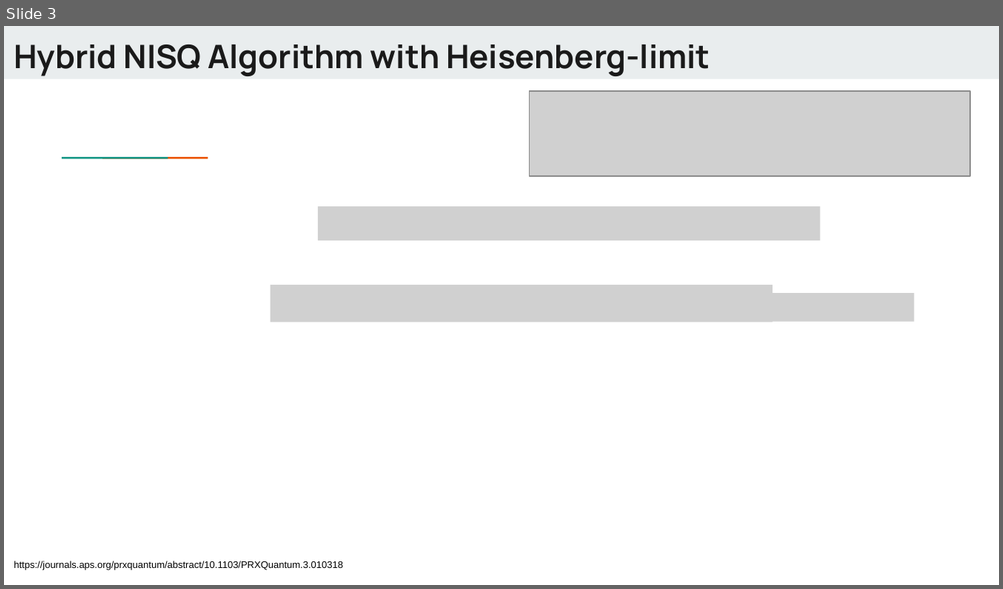
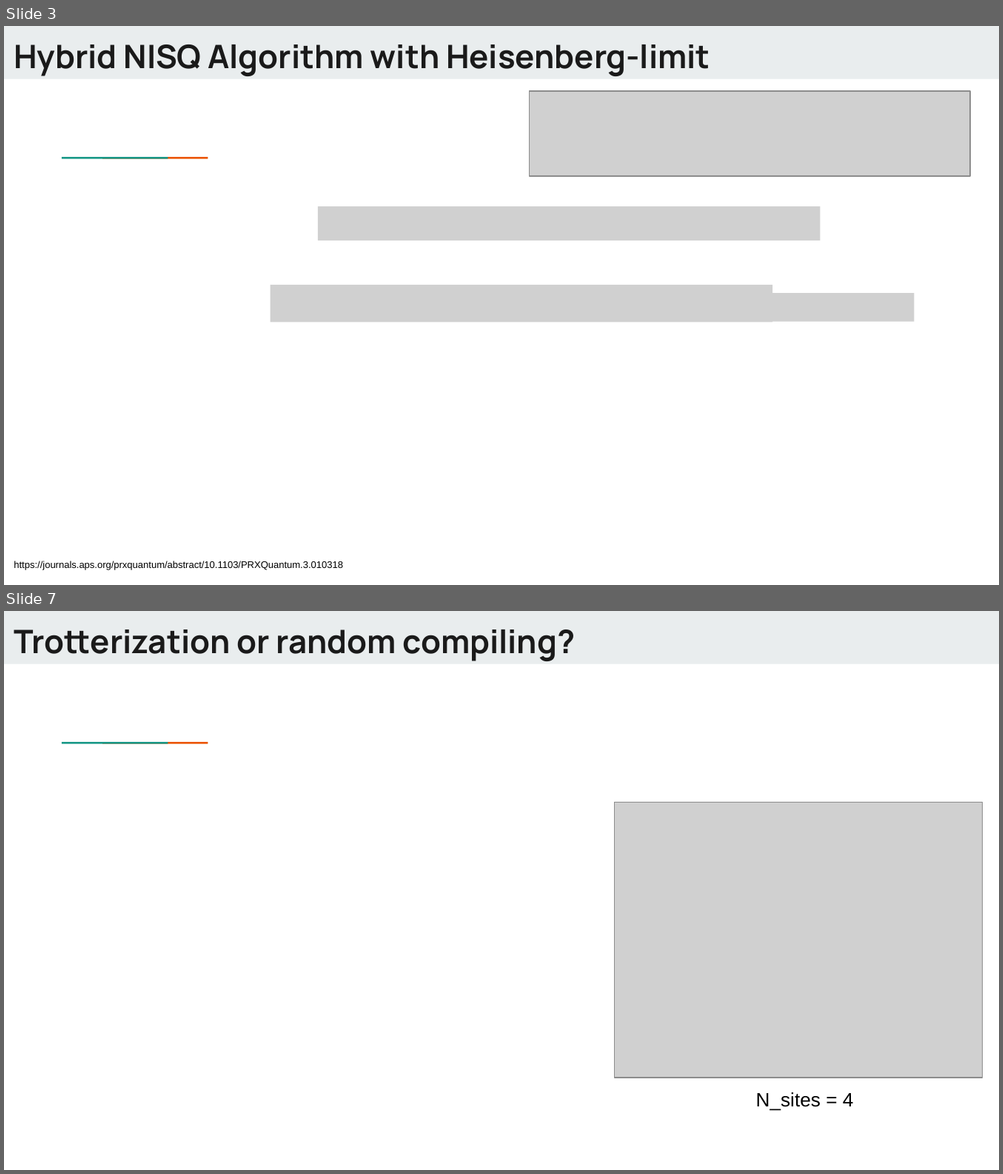
Before and after one commit to Dran-Z/QHack2023-SunnyDelft, a slide deck: QHack-SunnyDelft.pptx. Shown one above the other, each under a label of ours: slide 3 before the commit, slides 3 and 7 after it; the slides between them are not shown. The pictures are 1003x589 and 1003x1174 pixels, drawn with LibreOffice and Linux fonts; fonts in the diff are those of the drawing; grey boxes stand for pictures. Boxes give left, top, right and bottom in pixels: in the first picture for what was removed or moved away, otherwise in the second. Text is boxed around its words. In the diff, an @@ line names an element or a change of style, - is before the commit and + after.

```diff
--- a/QHack-SunnyDelft.pptx
+++ b/QHack-SunnyDelft.pptx
@@ slide 7 added at [4, 611, 999, 1170], background #FFFFFF; not listed: 3 template elements that a slide beside it also shows @@
@@ title added at [14, 629, 575, 661], 23.4 pt, text #1A1A1A, bold @@
+Trotterization or random compiling?
@@ picture added at [614, 802, 982, 1077] @@
@@ text added at [756, 1093, 854, 1111], 14 pt, text #000000 @@
+N_sites = 4
```
Also in this commit, not shown: 5 slides changed, 4 other slides added, 3 slides removed, 7 other files.
